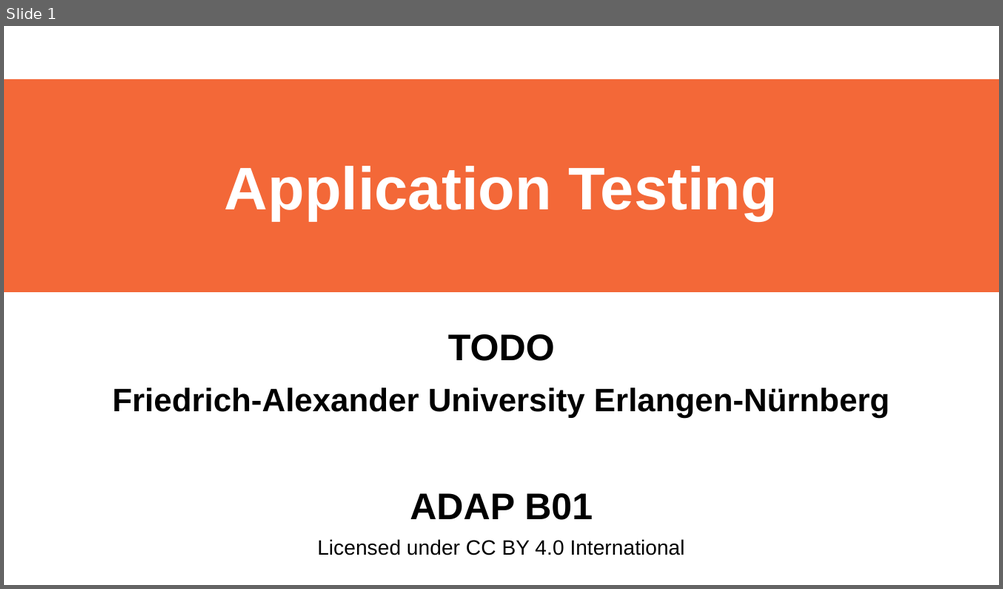
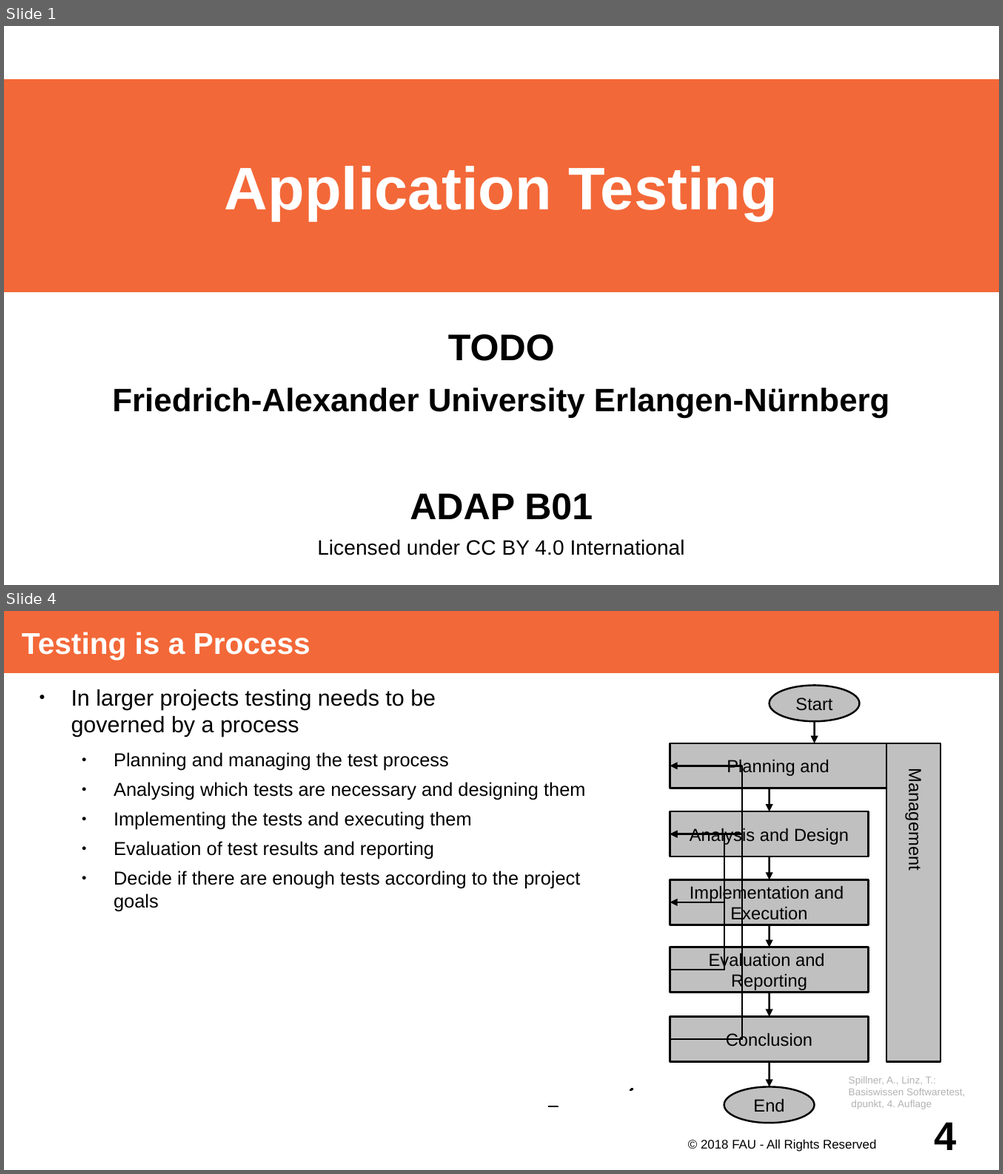
Before and after one commit to dirkriehle/adap-course, a slide deck: Lecture Slides/ADAP B01- Testing Overview.odp. Shown one above the other, each under a label of ours: slide 1 before the commit, slides 1 and 4 after it; the slides between them are not shown. The pictures are 1003x589 and 1003x1174 pixels, drawn with LibreOffice and Linux fonts; fonts in the diff are those of the drawing. Boxes give left, top, right and bottom in pixels: in the first picture for what was removed or moved away, otherwise in the second. Text is boxed around its words. In the diff, an @@ line names an element or a change of style, - is before the commit and + after.

Commit message:
Added motivation, test process, test levels, test types, static & dynamic testing, test automation pyramid, 7 principles of testing, testing vocabulary

```diff
--- a/Lecture Slides/ADAP B01- Testing Overview.odp
+++ b/Lecture Slides/ADAP B01- Testing Overview.odp
@@ slide 4 added at bbox=[4, 611, 999, 1170], background #FFFFFF @@
@@ title added at bbox=[4, 611, 999, 673], fill #F36838, 24 pt, text #FFFFFF, bold @@
+Testing is a Process
@@ text added at bbox=[71, 689, 585, 889], 15 pt, text #000000 @@
+● In larger projects testing needs to be
+  governed by a process
+  ● Planning and managing the test process
+  ● Analysing which tests are necessary and designing them
+  ● Implementing the tests and executing them
+  ● Evaluation of test results and reporting
+  ● Decide if there are enough tests according to the project goals
@@ ellipse added at bbox=[769, 685, 859, 721], fill #C0C0C0, outline #000000 1.45 pt, 14 pt, text #000000 @@
+Start
@@ arrow added from (814, 721) to (814, 743), #000000 1.45 pt @@
@@ rectangle added at bbox=[670, 743, 887, 789], fill #C0C0C0, outline #000000 1.45 pt, 14 pt, text #000000 @@
+Planning and
@@ rectangle added at bbox=[887, 743, 941, 1062], fill #C0C0C0, outline #000000 1.45 pt @@
@@ elbow arrow added from (670, 1039) to (670, 766), #000000 1.45 pt @@
@@ text added at bbox=[905, 777, 924, 868], 14 pt, text #000000 @@
+Management
@@ arrow added from (769, 789) to (769, 812), #000000 1.45 pt @@
@@ rectangle added at bbox=[670, 812, 868, 857], fill #C0C0C0, outline #000000 1.45 pt, 14 pt, text #000000 @@
+Analysis and Design
@@ elbow arrow added from (670, 1039) to (670, 834), #000000 1.45 pt @@
@@ elbow arrow added from (670, 970) to (670, 834), #000000 1.45 pt @@
@@ arrow added from (769, 857) to (769, 880), #000000 1.45 pt @@
@@ rectangle added at bbox=[670, 880, 868, 925], fill #C0C0C0, outline #000000 1.45 pt, 14 pt, text #000000 @@
+Implementation and
+Execution
@@ elbow arrow added from (670, 970) to (670, 903), #000000 1.45 pt @@
@@ arrow added from (769, 925) to (769, 948), #000000 1.45 pt @@
@@ rectangle added at bbox=[670, 948, 868, 993], fill #C0C0C0, outline #000000 1.45 pt, 14 pt, text #000000 @@
+Evaluation and
+Reporting
@@ arrow added from (769, 993) to (769, 1017), #000000 1.45 pt @@
@@ rectangle added at bbox=[670, 1017, 868, 1062], fill #C0C0C0, outline #000000 1.45 pt, 14 pt, text #000000 @@
+Conclusion
@@ arrow added from (769, 1062) to (769, 1088), #000000 1.45 pt @@
@@ text added at bbox=[848, 1076, 965, 1110], 8 pt, text #B2B2B2 @@
+Spillner, A., Linz, T.:
+Basiswissen Softwaretest,
+dpunkt, 4. Auflage
@@ elbow line added from (633, 1089) to (629, 1091), #000000 1.45 pt @@
@@ ellipse added at bbox=[724, 1088, 814, 1124], fill #C0C0C0, outline #000000 1.45 pt, 14 pt, text #000000 @@
+End
@@ elbow line added from (548, 1108) to (558, 1108), #000000 1.45 pt @@
@@ text added at bbox=[700, 1139, 876, 1152], 10 pt, text #000000 @@
+© 2018 FAU - All Rights Reserved
@@ page number added at bbox=[934, 1122, 956, 1150], 32 pt, text #000000, bold @@
+4
```
Also in this commit, not shown: 2 slides changed, 7 other slides added.
